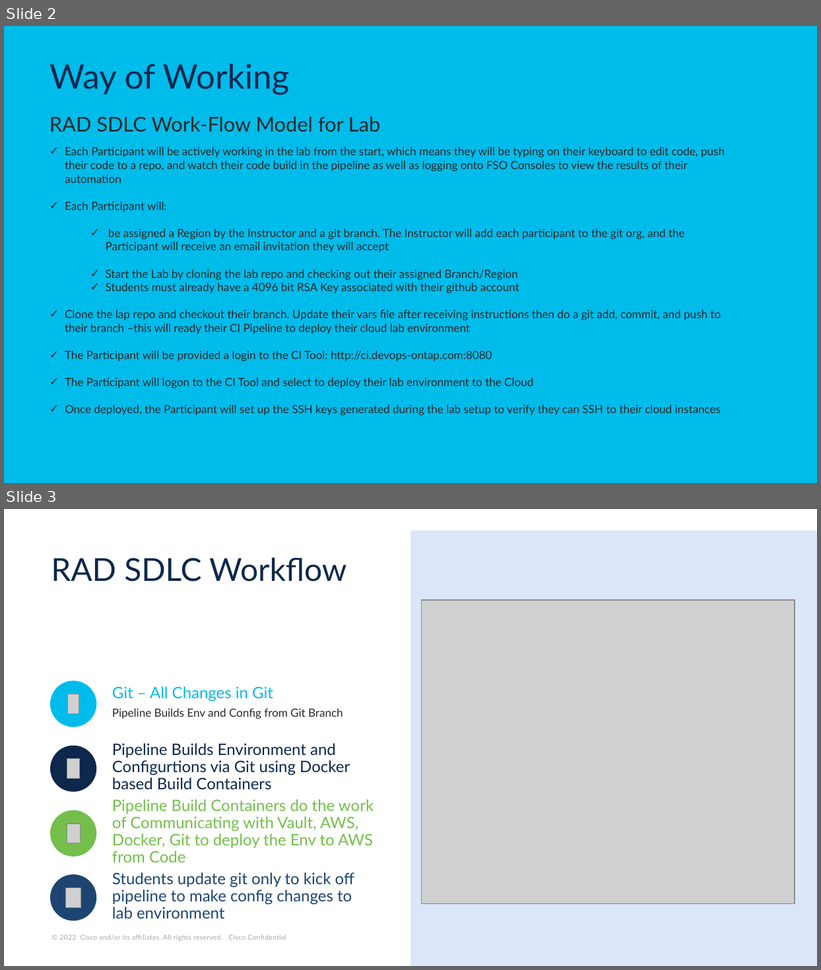
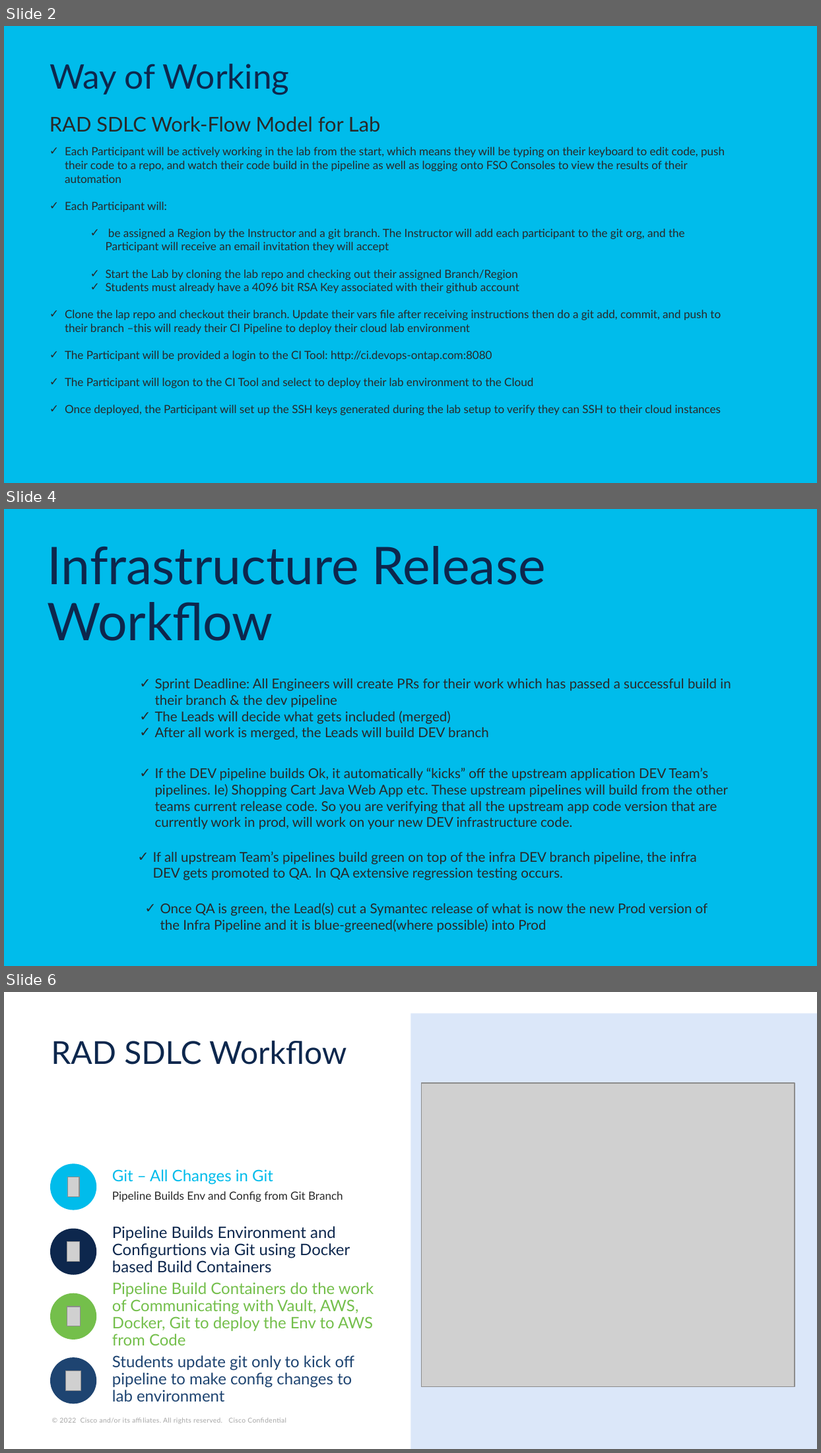
Before and after one commit to devops-ontap/cisco-fso-labs, a slide deck: PowerPoint/CISCO FSO CLOUD LAB .pptx. Shown one above the other, each under a label of ours: slides 2 and 3 before the commit, slides 2, 4 and 6 after it; the slides between them are not shown. The pictures are 821x970 and 821x1453 pixels, drawn with LibreOffice and Linux fonts; fonts in the diff are those of the drawing; grey boxes stand for pictures. Boxes give left, top, right and bottom in pixels: in the first picture for what was removed or moved away, otherwise in the second. Text is boxed around its words. In the diff, an @@ line names an element or a change of style, - is before the commit and + after.

```diff
--- a/PowerPoint/CISCO FSO CLOUD LAB .pptx
+++ b/PowerPoint/CISCO FSO CLOUD LAB .pptx
@@ slide 4 added at (4,509,817,966), background #FFFFFF; not listed: 1 template element that a slide beside it also shows @@
@@ title added at (47,546,546,641), 46 pt, text #0D274D @@
+Infrastructure Release Workflow
@@ text added at (155,679,731,740), 12 pt, text #282828 @@
+✓ Sprint Deadline: All Engineers will create PRs for their work which has passed a successful build in their branch & the dev pipeline
+✓ The Leads will decide what gets included (merged)
+✓ After all work is merged, the Leads will build DEV branch
@@ text added at (155,768,729,830), 12 pt, text #282828 @@
+✓ If the DEV pipeline builds Ok, it automatically “kicks” off the upstream application DEV Team’s pipelines. Ie) Shopping Cart Java Web App etc. These upstream pipelines will build from the other teams current release code. So you are verifying that all the upstream app code version that are currently work in prod, will work on your new DEV infrastructure code.
@@ text added at (153,852,697,881), 12 pt, text #282828 @@
+✓ If all upstream Team’s pipelines build green on top of the infra DEV branch pipeline, the infra DEV gets promoted to QA. In QA extensive regression testing occurs.
@@ text added at (160,903,708,933), 12 pt, text #282828 @@
+✓ Once QA is green, the Lead(s) cut a Symantec release of what is now the new Prod version of the Infra Pipeline and it is blue-greened(where possible) into Prod
@@ what was slide 3 is now slide 6 @@
```
Also in this commit, not shown: 2 other slides added, 1 other file.
